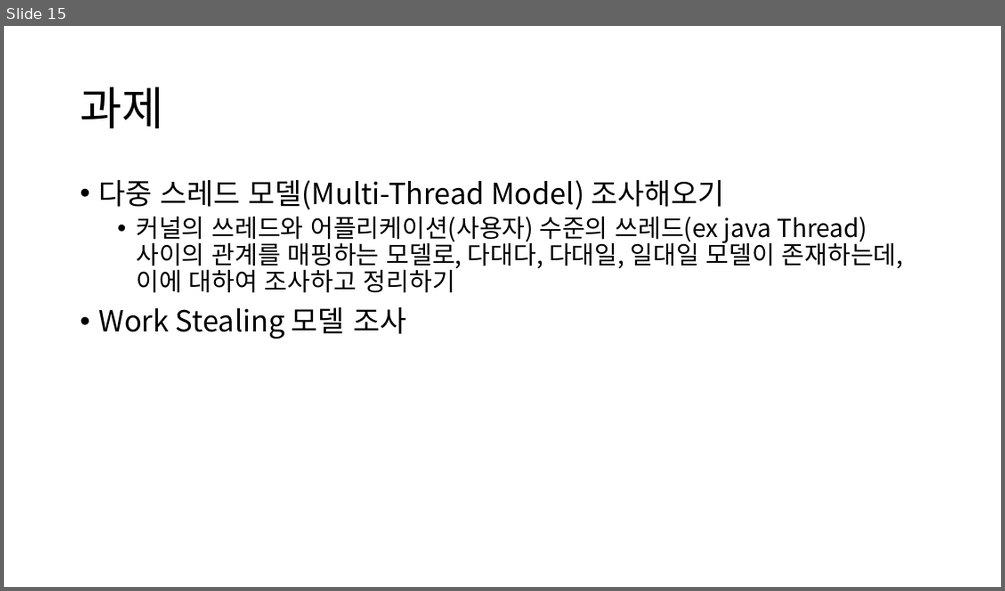
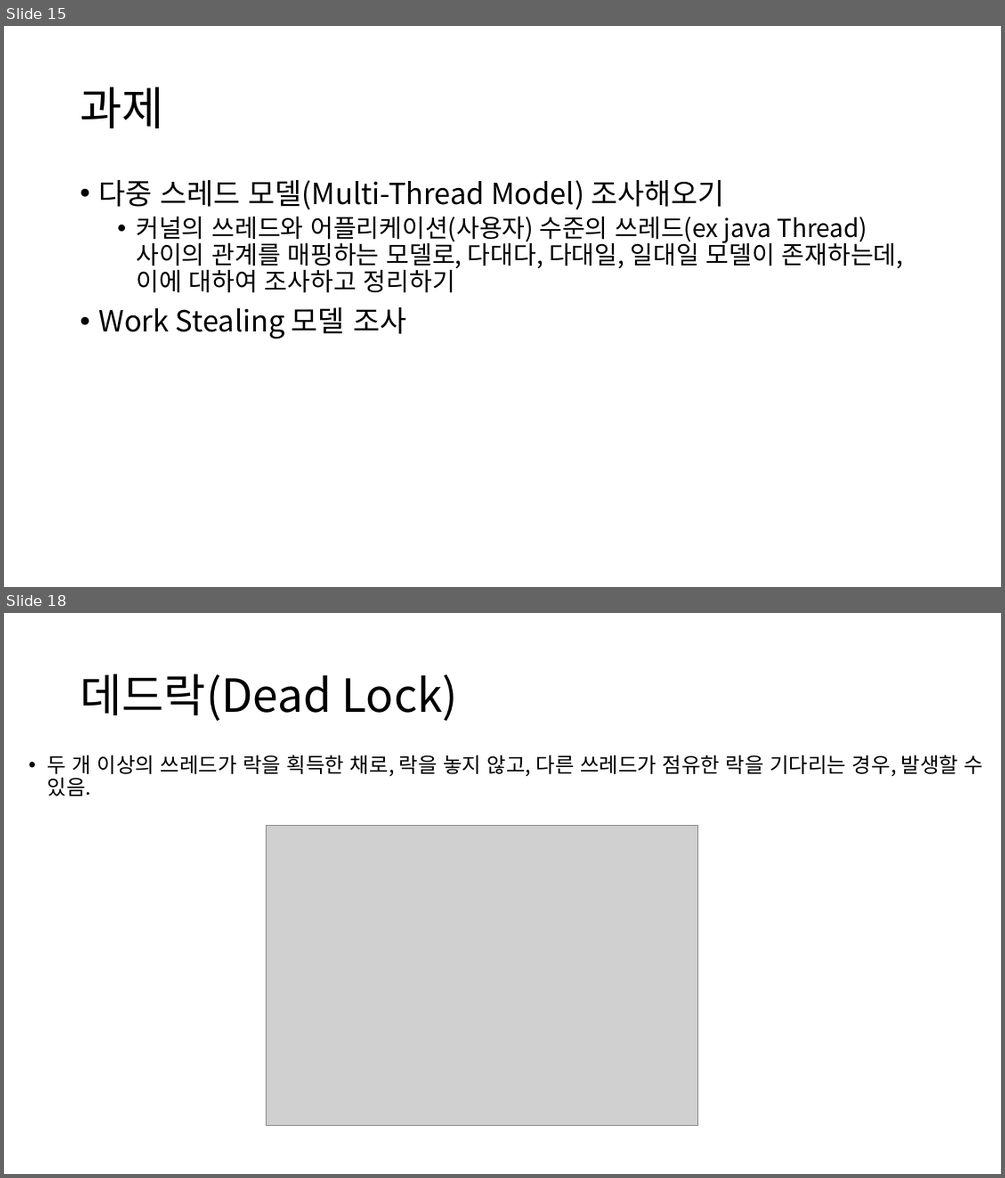
Before and after one commit to Baskervir/simcoding_jm, a slide deck: hy/수업자료/6주차 멀티쓰레딩/Multi Threading.pptx. Shown one above the other, each under a label of ours: slide 15 before the commit, slides 15 and 18 after it; the slides between them are not shown. The pictures are 1005x591 and 1005x1178 pixels, drawn with LibreOffice and Linux fonts; fonts in the diff are those of the drawing; grey boxes stand for pictures. Boxes give left, top, right and bottom in pixels: in the first picture for what was removed or moved away, otherwise in the second. Text is boxed around its words. In the diff, an @@ line names an element or a change of style, - is before the commit and + after.

```diff
--- a/hy/수업자료/6주차 멀티쓰레딩/Multi Threading.pptx
+++ b/hy/수업자료/6주차 멀티쓰레딩/Multi Threading.pptx
@@ slide 18 added at bbox=[4, 613, 1001, 1174], background #FFFFFF @@
@@ title added at bbox=[80, 674, 458, 721], 44 pt, text #000000 @@
+데드락(Dead Lock)
@@ text added at bbox=[48, 755, 983, 796], 20 pt, text #000000 @@
+• 두 개 이상의 쓰레드가 락을 획득한 채로, 락을 놓지 않고, 다른 쓰레드가 점유한 락을 기다리는 경우, 발생할 수 있음.
@@ picture added at bbox=[266, 826, 698, 1126] @@
```
Also in this commit, not shown: 5 other slides added, 1 slide removed, 3 other files.
